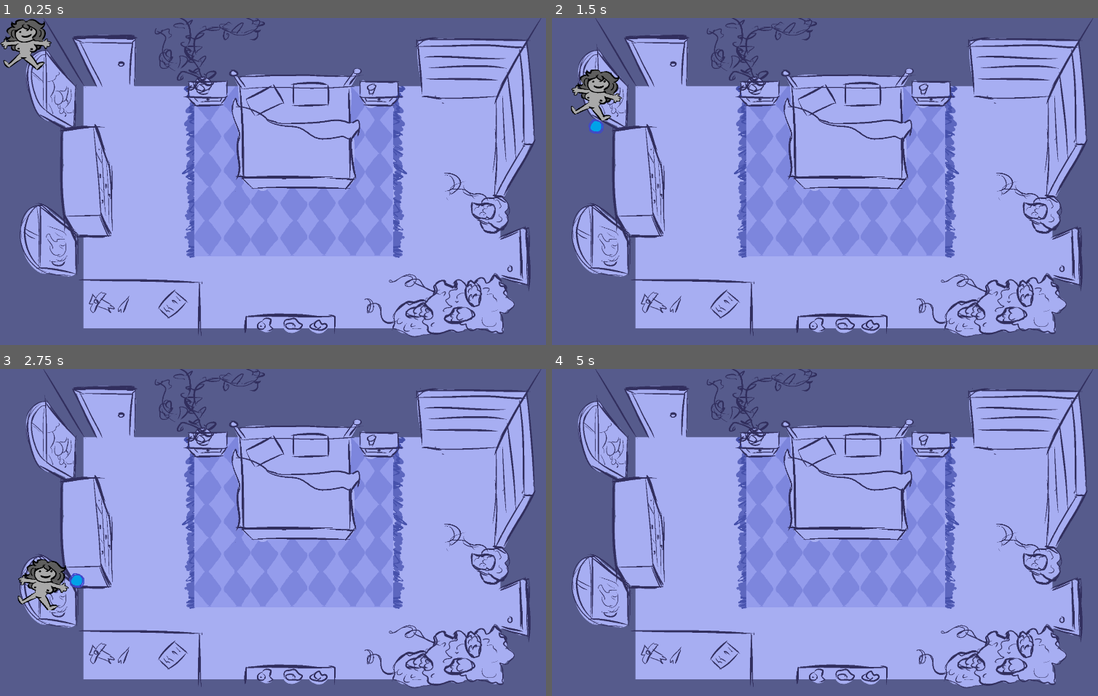
Above: before the commit, frames 1-4 (two rows, left to right).
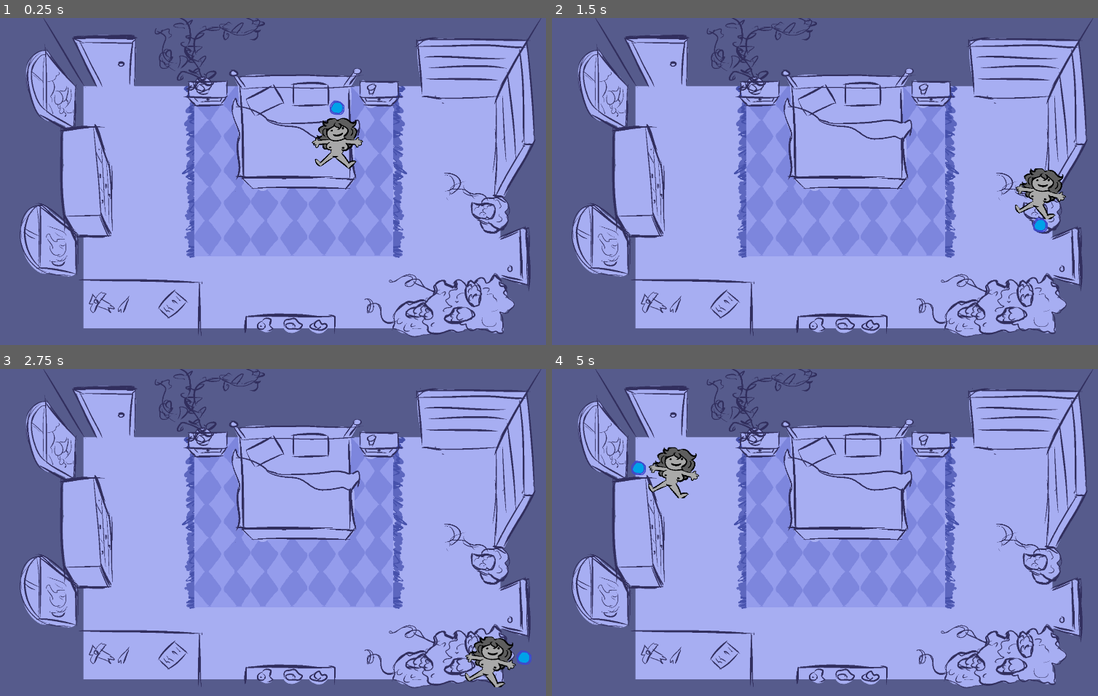
Above: after the commit, the same moments.

Repository: Jigamaree/Witchs-Orders
Game: Godot game, scene res://Scenes/Room_Bedroom.tscn
Same seed, same stepped clock (60 frames per second), same inputs: the game is played once before the commit and once after it.
Inputs:
- Up to frame 1 (0.25 s): no input
- Up to frame 2 (1.5 s): tap Enter (ui_accept) at 0.5, 0.77 s; hold Right (ui_right) 0.53-1.28 s; hold Down (ui_down) from 1.28 s (still down)
- Up to frame 3 (2.75 s): tap Enter (ui_accept) at 1.52 s; release Down (ui_down) at 2.03 s; hold Right (ui_right) from 2.03 s (still down)
- Up to frame 4 (5 s): release Right (ui_right) at 2.78 s; hold Up (ui_up) 2.78-3.53 s; tap Enter (ui_accept) at 3.02, 3.77, 4.52 s; hold Left (ui_left) from 3.53 s (still down)

The runs differ from the first frame. In frame 1, 1.8% of the frame differs, in the area x 0-67%, y 0-47%; in frame 2, 1.9%; in frame 3, 1.9%, in the area x 3-98%, y 58-98%; in frame 4, 1.0%.

Commit message:
DOORS WORK.

Diff:
--- a/Scenes/Room_Bedroom.tscn
+++ b/Scenes/Room_Bedroom.tscn
@@ -39,7 +39,7 @@
 roomDestination = 1
 
 [node name="Door_Marker" parent="Door_Area" index="1" unique_id=126591328]
-position = Vector2(-5, 149)
+position = Vector2(-88, 99)
 
 [node name="fallbackMarker" type="Marker2D" parent="." unique_id=1393730870 groups=["fallback"]]
 position = Vector2(1027, 326)
--- a/Scripts/room_default.gd
+++ b/Scripts/room_default.gd
@@ -7,12 +7,15 @@
 	# Spawn player
 	player = player_scene.instantiate()
 	add_child(player)
-	if NavMan.changed_scene_before == true:
-		find_player_location()
+	find_player_location()
 	#else call player spawn on fallback place
 
 func find_player_location():
-	for door: interactableDoor in get_tree().get_nodes_in_group("door"):
-		if door.currentRoom == NavMan.scene_were_currently_instancing:
-			player.global_position = door.global_position
-			return
+	if NavMan.changed_scene_before == true:
+		for door: interactableDoor in get_tree().get_nodes_in_group("door"):
+			if door.currentRoom == NavMan.scene_were_currently_instancing:
+				player.global_position = door.markerPos
+				return
+	else:
+		for marker: Marker2D in get_tree().get_nodes_in_group("fallback"):
+			player.global_position = marker.global_position
